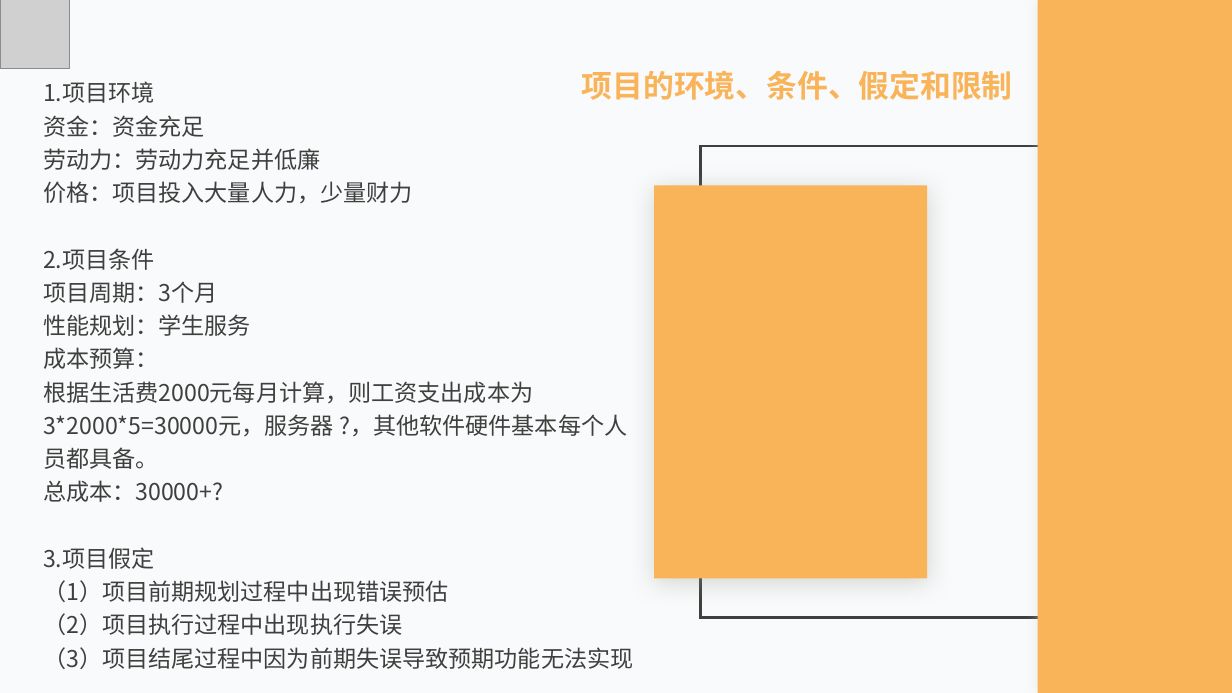
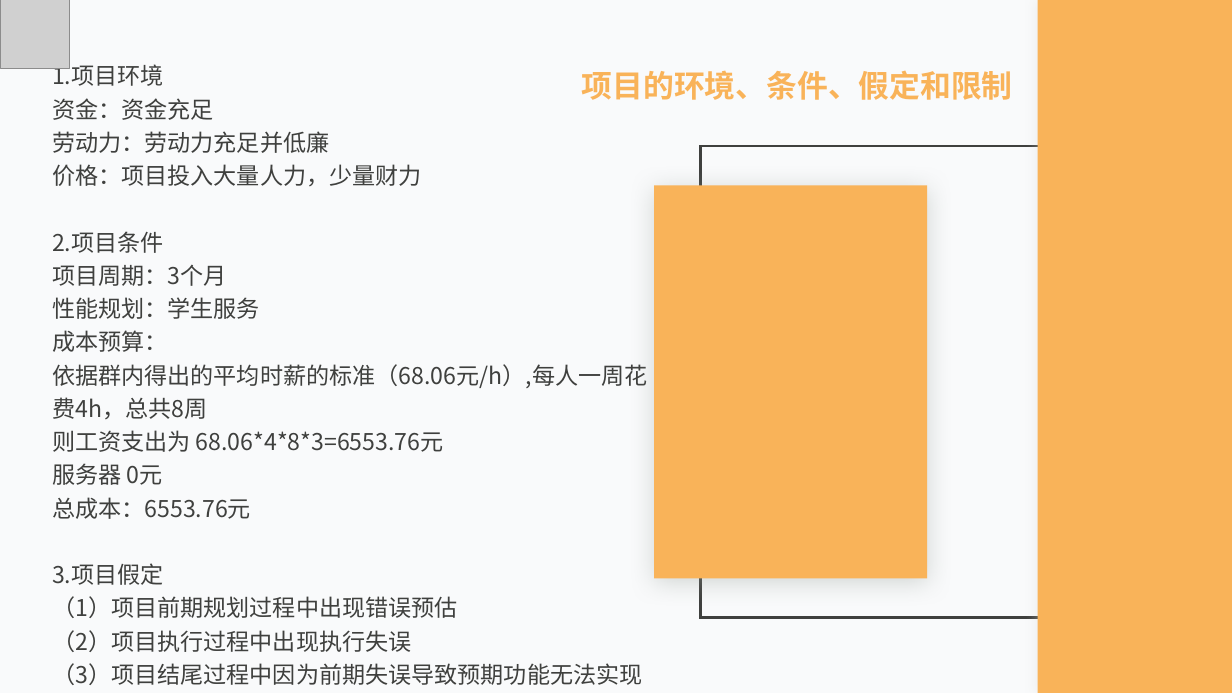
Before and after one commit to lorenzoyoung/ZUCC-Lazy-Bone, a slide deck: slide 10 of 评审PPT/SE2019春-G11_ZUCCLazyBone可行性分析报告ppt.pptx. Drawn at 1232x693 pixels with LibreOffice and Linux fonts; fonts in the diff are those of the drawing; grey boxes stand for pictures. Boxes give left, top, right and bottom in pixels: in the first picture for what was removed or moved away, otherwise in the second. Text is boxed around its words. In the diff, an @@ line names an element or a change of style, - is before the commit and + after.

Commit message:
update 0330
21:55:13 完成本周工作

```diff
--- a/评审PPT/SE2019春-G11_ZUCCLazyBone可行性分析报告ppt.pptx
+++ b/评审PPT/SE2019春-G11_ZUCCLazyBone可行性分析报告ppt.pptx
@@ text "1.项目环境": place and size @@
-text "1.项目环境" at (43, 81, 633, 669)
+text "1.项目环境" at (52, 61, 647, 685)
@@ text at (52, 364, 647, 519): text changed @@
-根据生活费2000元每月计算，则工资支出成本为3*2000*5=30000元，服务器 ?，其他软件硬件基本每个人员都具备。
-总成本：30000+?
+依据群内得出的平均时薪的标准（68.06元/h）,每人一周花费4h，总共8周
+则工资支出为 68.06*4*8*3=6553.76元
+服务器 0元
+总成本：6553.76元
```
Also in this commit, not shown: 1 other slide changed, 18 other files.
